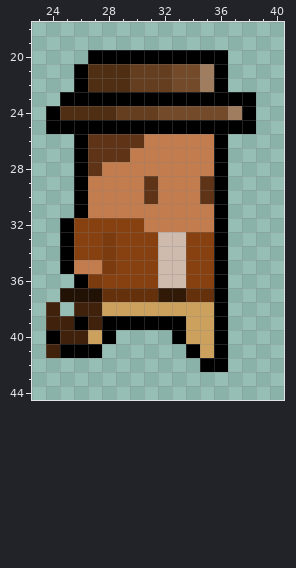
One commit to this pixel-art sprite: Animations/right_run/right_run4.png. That is the earlier state.
The file is 64x64 pixels. Colours within 5 levels of each other are drawn and written as one. Shown: x 23..40, y 18..44.
Once edited:
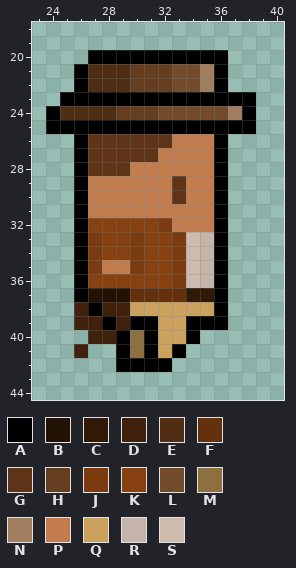
Palette (. is transparent): A #000000  B #221105  C #311908  D #40210c  E #4f2e13  F #65310d  G #5e3316  H #653e1f  J #7c3b0f  K #874111  L #744b2a  M #8e7040  N #a17d60  P #c37c4d  Q #cca15d  R #c5b4a9  S #cebbae
Changes in this commit:
y 26: x 31..32 PP -> GG
y 27: x 30..31 PP -> GG
y 28: x 28..29 PP -> GG
y 29..30: x 31 G -> P; x 33 P -> G; x 35 G -> P
y 32: x 25..26 AK -> .A; x 31..32 PP -> KJ
y 33..34: x 25..28 AKKJ -> .AJK; x 30 K -> J; x 32..35 SSKK -> KJSR
y 35: x 25..30 APPJKK -> .AJPPJ; x 32..35 SSKK -> KJSR
y 36: x 27 J -> K; x 32..35 SSKK -> KJSR
y 37: x 25..26 BB -> .A; x 28..29 FF -> BB; x 32..35 CCFF -> FFCC
y 38: x 24 D -> .; x 27..29 DQQ -> ADD
y 39: x 24..26 DDA -> ..D; x 29 A -> D; x 32..35 AAQQ -> QQAA
y 40: x 24..36 ADDQA....AQQA -> ...DDAMAQQA..
y 41: x 24..27 DAAA -> ..D.; x 29..36 .....AQA -> AMAQA...
y 42: x 29..32 .... -> AAAA; x 35..36 AA -> ..
Changed places in both pictures, as pixel boxes (x1, y1, x2, y2):
changed: (46, 134, 228, 372)
